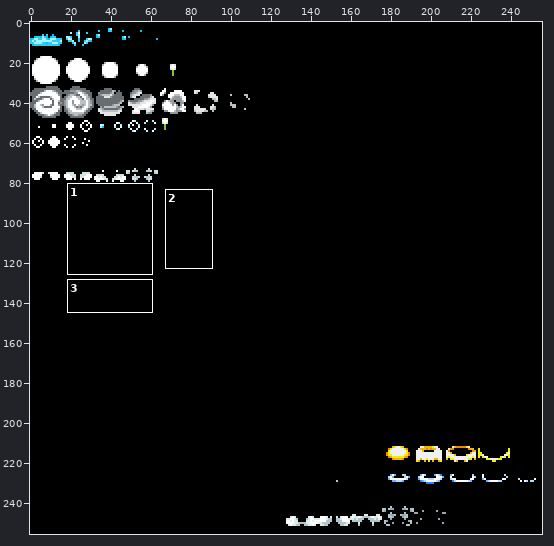
Sprite sheet: gfx/sprEffects.png. The first picture is a wide view before the edit; the outline marks the close-up.
Close-up. First the earlier version:
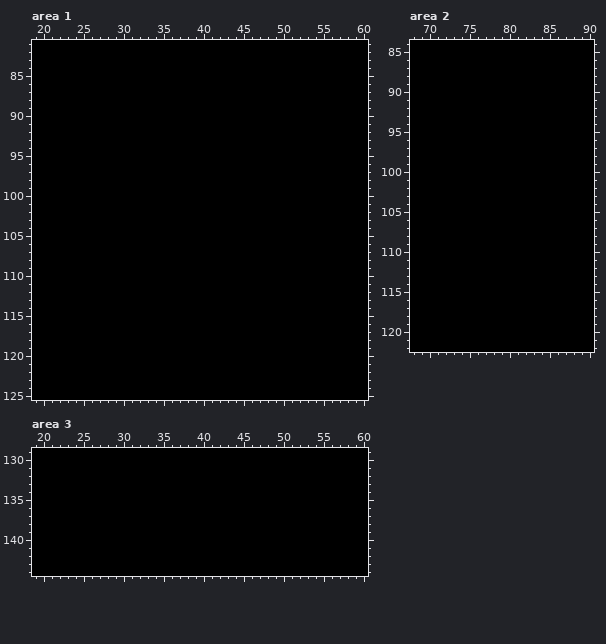
The file is 256x256 pixels. Colours within 5 levels of each other are drawn and written as one. Shown: area 1: x 19..60, y 81..125; area 2: x 68..90, y 84..122; area 3: x 19..60, y 129..144. The commit also changed other parts of the picture, which this record leaves out.
Once edited:
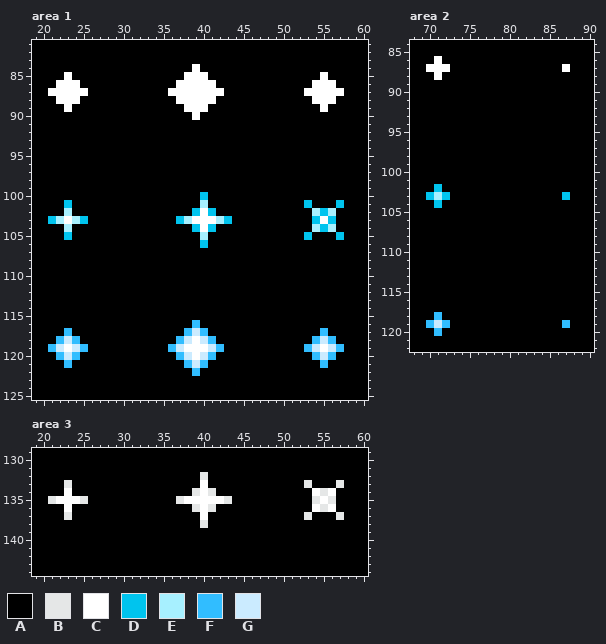
Palette (. is transparent): A #000000  B #e5e7e7  C #ffffff  D #00c4ee  E #a7f0ff  F #31bdff  G #cbebff
Changes in this commit:
Area 1:
Colour A becomes colour C in row 84 at x 39; in row 85 at x 23, 38 to 40 and 55; in row 86 at x 22 to 24, 37 to 41 and 54 to 56; in row 87 at x 21 to 25, 36 to 42 and 53 to 57; in row 88 at x 22 to 24, 37 to 41 and 54 to 56; in row 89 at x 23, 38 to 40 and 55.
Colour A becomes colour C in row 90 at x 39; in row 102 at x 40; in row 103 at x 23, 39 to 41 and 55; in row 104 at x 40; in row 118 at x 39; in row 119 at x 23, 38 to 40 and 55.
Colour A becomes colour C in row 120 at x 39.
Colour A becomes colour D in row 100 at x 40; in row 101 at x 23, 53 and 57; in row 102 at x 39, 41 and 55; in row 103 at x 21, 25, 37, 43, 54 and 56; in row 104 at x 39, 41 and 55; in row 105 at x 23, 53 and 57.
Colour A becomes colour D in row 106 at x 40.
Colour A becomes colour E in row 101 at x 40; in row 102 at x 23, 54 and 56; in row 103 at x 22, 24, 38 and 42; in row 104 at x 23, 54 and 56; in row 105 at x 40.
Colour A becomes colour F in row 116 at x 39; in row 117 at x 23, 38, 40 and 55; in row 118 at x 22, 24, 37, 41, 54 and 56; in row 119 at x 21, 25, 36, 42, 53 and 57; in row 120 at x 22, 24, 37, 41, 54 and 56; in row 121 at x 23, 38, 40 and 55.
Colour A becomes colour F in row 122 at x 39.
Colour A becomes colour G in row 117 at x 39; in row 118 at x 23, 38, 40 and 55; in row 119 at x 22, 24, 37, 41, 54 and 56; in row 120 at x 23, 38, 40 and 55; in row 121 at x 39.
Area 2:
Colour A becomes colour C in row 86 at x 71; in row 87 at x 70 to 72 and 87; in row 88 at x 71.
Colour A becomes colour D in row 102 at x 71; in row 103 at x 70, 72 and 87; in row 104 at x 71.
Colour A becomes colour E in row 103 at x 71.
Colour A becomes colour F in row 118 at x 71; in row 119 at x 70, 72 and 87; in row 120 at x 71.
Colour A becomes colour G in row 119 at x 71.
Area 3:
Colour A becomes colour B in row 132 at x 40; in row 133 at x 23, 53 and 57; in row 134 at x 39, 41 and 55; in row 135 at x 21, 25, 37, 43, 54 and 56; in row 136 at x 39, 41 and 55; in row 137 at x 23, 53 and 57.
Colour A becomes colour B in row 138 at x 40.
Colour A becomes colour C in row 133 at x 40; in row 134 at x 23, 40, 54 and 56; in row 135 at x 22 to 24, 38 to 42 and 55; in row 136 at x 23, 40, 54 and 56; in row 137 at x 40.
